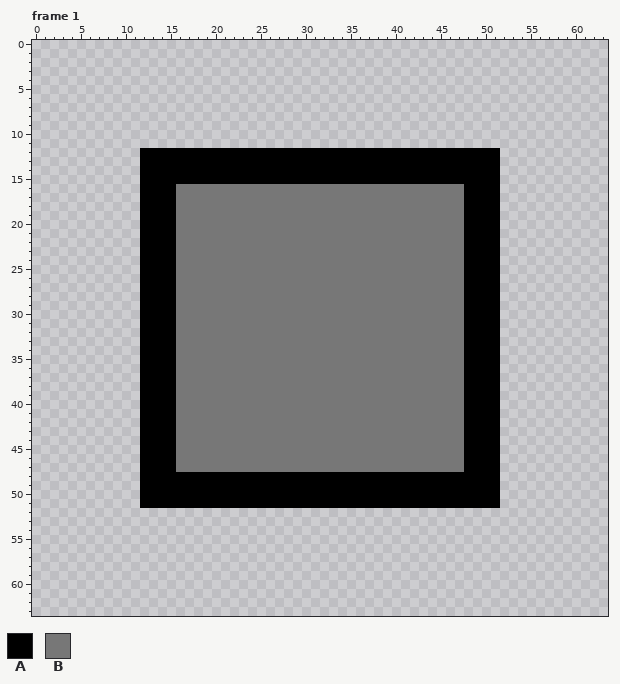
Pixel-art file: assets/tiles/wall.aseprite. Above, as it was before the edit.
64x64 pixels, 12 frames. Shown: frame 1. The commit also changed other frames, which this record leaves out.
Palette (. is transparent): A #000000  B #777777
Pixels before, frame 1 (only the part around the change), first column x 0:
 0 ................................................................
 1 ................................................................
 2 ................................................................
 3 ................................................................
 4 ................................................................
 5 ................................................................
 6 ................................................................
 7 ................................................................
 8 ................................................................
 9 ................................................................
10 ................................................................
11 ................................................................
12 ............AAAAAAAAAAAAAAAAAAAAAAAAAAAAAAAAAAAAAAAA............
13 ............AAAAAAAAAAAAAAAAAAAAAAAAAAAAAAAAAAAAAAAA............
14 ............AAAAAAAAAAAAAAAAAAAAAAAAAAAAAAAAAAAAAAAA............
15 ............AAAAAAAAAAAAAAAAAAAAAAAAAAAAAAAAAAAAAAAA............
16 ............AAAABBBBBBBBBBBBBBBBBBBBBBBBBBBBBBBBAAAA............
17 ............AAAABBBBBBBBBBBBBBBBBBBBBBBBBBBBBBBBAAAA............
18 ............AAAABBBBBBBBBBBBBBBBBBBBBBBBBBBBBBBBAAAA............
19 ............AAAABBBBBBBBBBBBBBBBBBBBBBBBBBBBBBBBAAAA............
20 ............AAAABBBBBBBBBBBBBBBBBBBBBBBBBBBBBBBBAAAA............
21 ............AAAABBBBBBBBBBBBBBBBBBBBBBBBBBBBBBBBAAAA............
22 ............AAAABBBBBBBBBBBBBBBBBBBBBBBBBBBBBBBBAAAA............
23 ............AAAABBBBBBBBBBBBBBBBBBBBBBBBBBBBBBBBAAAA............
24 ............AAAABBBBBBBBBBBBBBBBBBBBBBBBBBBBBBBBAAAA............
25 ............AAAABBBBBBBBBBBBBBBBBBBBBBBBBBBBBBBBAAAA............
26 ............AAAABBBBBBBBBBBBBBBBBBBBBBBBBBBBBBBBAAAA............
27 ............AAAABBBBBBBBBBBBBBBBBBBBBBBBBBBBBBBBAAAA............
28 ............AAAABBBBBBBBBBBBBBBBBBBBBBBBBBBBBBBBAAAA............
29 ............AAAABBBBBBBBBBBBBBBBBBBBBBBBBBBBBBBBAAAA............
30 ............AAAABBBBBBBBBBBBBBBBBBBBBBBBBBBBBBBBAAAA............
31 ............AAAABBBBBBBBBBBBBBBBBBBBBBBBBBBBBBBBAAAA............
32 ............AAAABBBBBBBBBBBBBBBBBBBBBBBBBBBBBBBBAAAA............
33 ............AAAABBBBBBBBBBBBBBBBBBBBBBBBBBBBBBBBAAAA............
34 ............AAAABBBBBBBBBBBBBBBBBBBBBBBBBBBBBBBBAAAA............
35 ............AAAABBBBBBBBBBBBBBBBBBBBBBBBBBBBBBBBAAAA............
36 ............AAAABBBBBBBBBBBBBBBBBBBBBBBBBBBBBBBBAAAA............
37 ............AAAABBBBBBBBBBBBBBBBBBBBBBBBBBBBBBBBAAAA............
38 ............AAAABBBBBBBBBBBBBBBBBBBBBBBBBBBBBBBBAAAA............
39 ............AAAABBBBBBBBBBBBBBBBBBBBBBBBBBBBBBBBAAAA............
40 ............AAAABBBBBBBBBBBBBBBBBBBBBBBBBBBBBBBBAAAA............
41 ............AAAABBBBBBBBBBBBBBBBBBBBBBBBBBBBBBBBAAAA............
42 ............AAAABBBBBBBBBBBBBBBBBBBBBBBBBBBBBBBBAAAA............
43 ............AAAABBBBBBBBBBBBBBBBBBBBBBBBBBBBBBBBAAAA............
44 ............AAAABBBBBBBBBBBBBBBBBBBBBBBBBBBBBBBBAAAA............
45 ............AAAABBBBBBBBBBBBBBBBBBBBBBBBBBBBBBBBAAAA............
46 ............AAAABBBBBBBBBBBBBBBBBBBBBBBBBBBBBBBBAAAA............
47 ............AAAABBBBBBBBBBBBBBBBBBBBBBBBBBBBBBBBAAAA............
48 ............AAAAAAAAAAAAAAAAAAAAAAAAAAAAAAAAAAAAAAAA............
49 ............AAAAAAAAAAAAAAAAAAAAAAAAAAAAAAAAAAAAAAAA............
50 ............AAAAAAAAAAAAAAAAAAAAAAAAAAAAAAAAAAAAAAAA............
51 ............AAAAAAAAAAAAAAAAAAAAAAAAAAAAAAAAAAAAAAAA............
52 ................................................................
53 ................................................................
54 ................................................................
55 ................................................................
56 ................................................................
57 ................................................................
58 ................................................................
59 ................................................................
60 ................................................................
61 ................................................................
62 ................................................................
63 ................................................................
The result:
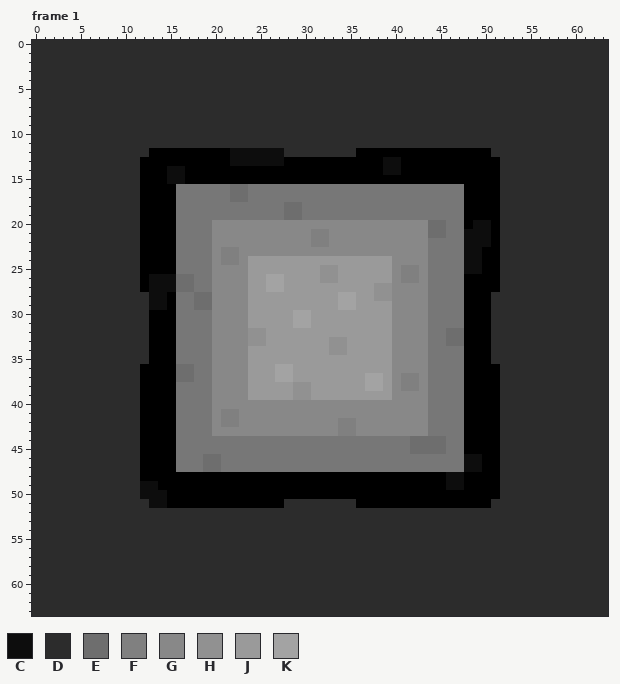
Colours new in this view: C #0d0d0d  D #2c2c2c  E #6e6e6e  F #808080  G #888888  H #919191  J #9a9a9a  K #a3a3a3
Diff:
Frame 1, layer "Layer 1":
The author changed colour A to colour C in row 12 at x 22 to 27; in row 13 at x 22 to 27 and 39 to 40; in row 14 at x 15 to 16 and 39 to 40; in row 15 at x 15 to 16; in row 20 at x 49 to 50; in rows 21 to 22 at x 48 to 50.
The author changed colour A to colour C in rows 23 to 25 at x 48 to 49; in rows 26 to 27 at x 13 to 15; in rows 28 to 29 at x 13 to 14; in rows 46 to 47 at x 48 to 49; in row 48 at x 46 to 47; in row 49 at x 12 to 13 and 46 to 47.
The author changed colour A to colour C in row 50 at x 12 to 14; in row 51 at x 13 to 14.
Colour D now appears in rows 0 to 11 at x 0 to 63; in rows 12 to 51 at x 0 to 11 and 52 to 63; in rows 52 to 63 at x 0 to 63.
The author changed colour A to colour D in row 12 at x 12, 28 to 35 and 51; in rows 28 to 35 at x 12 and 51; in row 51 at x 12, 28 to 35 and 51.
The author changed colour B to colour E in rows 16 to 17 at x 22 to 23; in rows 18 to 19 at x 28 to 29; in rows 20 to 21 at x 44 to 45; in rows 26 to 27 at x 16 to 17; in rows 28 to 29 at x 18 to 19; in rows 32 to 33 at x 46 to 47.
The author changed colour B to colour E in rows 36 to 37 at x 16 to 17; in rows 44 to 45 at x 42 to 45; in rows 46 to 47 at x 19 to 20.
The author changed colour B to colour F in rows 21 to 22 at x 31 to 32; in rows 23 to 24 at x 21 to 22; in rows 25 to 26 at x 41 to 42; in rows 37 to 38 at x 41 to 42; in row 41 at x 21 to 22; in row 42 at x 21 to 22 and 34 to 35.
The author changed colour B to colour F in row 43 at x 34 to 35.
The author changed colour B to colour G in row 20 at x 20 to 43; in rows 21 to 22 at x 20 to 30 and 33 to 43; in row 23 at x 20 and 23 to 43; in row 24 at x 20, 23 and 40 to 43; in rows 25 to 26 at x 20 to 23, 40 and 43; in rows 27 to 36 at x 20 to 23 and 40 to 43.
The author changed colour B to colour G in rows 37 to 38 at x 20 to 23, 40 and 43; in row 39 at x 20 to 23 and 40 to 43; in row 40 at x 20 to 43; in row 41 at x 20 and 23 to 43; in row 42 at x 20, 23 to 33 and 36 to 43; in row 43 at x 20 to 33 and 36 to 43.
The author changed colour B to colour H in rows 25 to 26 at x 32 to 33; in rows 27 to 28 at x 38 to 39; in row 32 at x 24 to 25; in row 33 at x 24 to 25 and 33 to 34; in row 34 at x 33 to 34; in rows 38 to 39 at x 29 to 30.
The author changed colour B to colour J in row 24 at x 24 to 39; in row 25 at x 24 to 31 and 34 to 39; in row 26 at x 24 to 25, 28 to 31 and 34 to 39; in row 27 at x 24 to 25 and 28 to 37; in row 28 at x 24 to 33 and 36 to 37; in row 29 at x 24 to 33 and 36 to 39.
The author changed colour B to colour J in rows 30 to 31 at x 24 to 28 and 31 to 39; in row 32 at x 26 to 39; in row 33 at x 26 to 32 and 35 to 39; in row 34 at x 24 to 32 and 35 to 39; in row 35 at x 24 to 39; in row 36 at x 24 to 26 and 29 to 39.
The author changed colour B to colour J in row 37 at x 24 to 26, 29 to 36 and 39; in row 38 at x 24 to 28, 31 to 36 and 39; in row 39 at x 24 to 28 and 31 to 39.
The author changed colour B to colour K in rows 26 to 27 at x 26 to 27; in rows 28 to 29 at x 34 to 35; in rows 30 to 31 at x 29 to 30; in row 36 at x 27 to 28; in row 37 at x 27 to 28 and 37 to 38; in row 38 at x 37 to 38.
Boxes around the changes in both pictures, in picture pixels (x1, y1, x2, y2):
changed: (32, 40, 608, 616)
